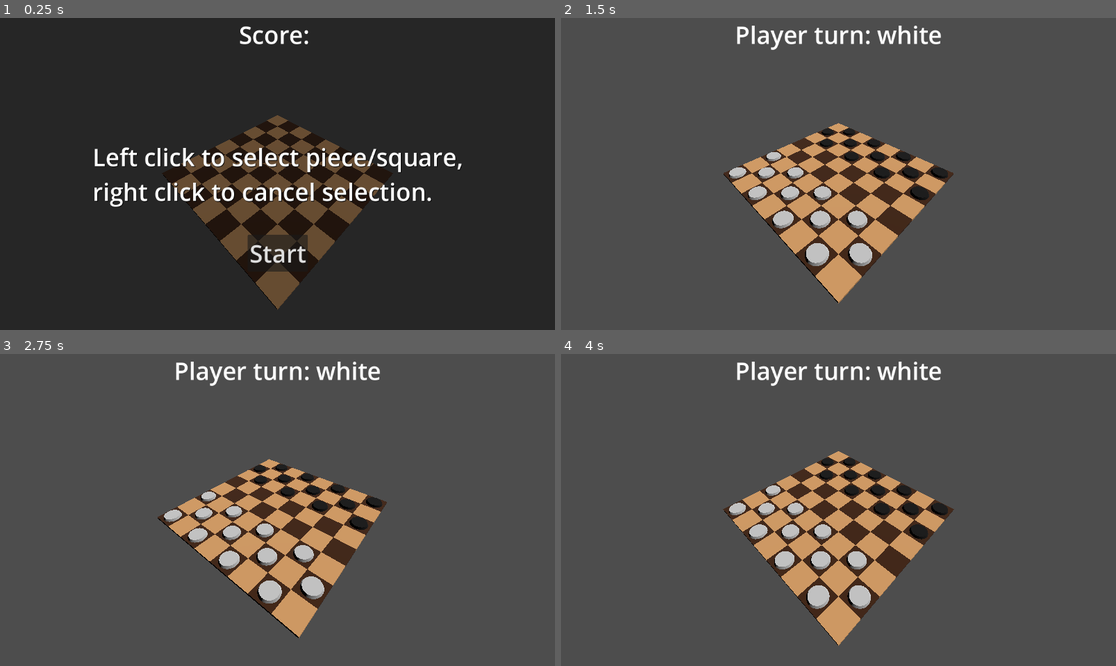
Above: before the commit, frames 1-4 (two rows, left to right).
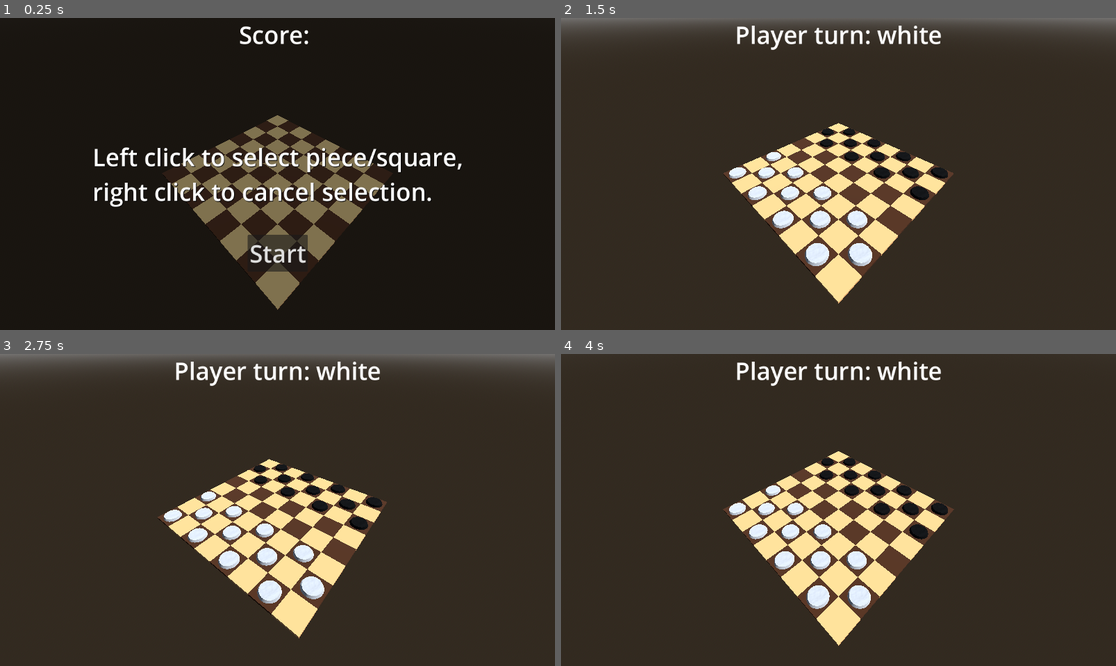
Above: after the commit, the same moments.

Repository: GriffinMurray/Checkers
Game: Godot game, scene res://scenes/level.tscn
The game is run twice, just before and just after one commit, with the same random seed, the same clock (stepped at 60 frames per second) and the same inputs.
Inputs (mouse positions are in pixels of both pictures, inside the frame that each line leads up to):
- Up to frame 1 (0.25 s): no input
- Up to frame 2 (1.5 s): click "Start" at 0.5 s; tap Enter at 1.25 s; move the mouse to (960, 158) at 1.27 s; tap Down (camera_down) at 1.35 s; click (960, 158) at 1.42 s
- Up to frame 3 (2.75 s): tap Space at 2 s; move the mouse to (166, 525) at 2.02 s; tap Left (camera_left) at 2.1 s; click (166, 525) at 2.17 s
- Up to frame 4 (4 s): tap Enter at 2.75 s; move the mouse to (894, 441) at 2.77 s; tap Right (camera_right) at 2.85 s; click (894, 441) at 2.92 s; tap Space at 3.5 s; move the mouse to (810, 572) at 3.52 s; tap Up (camera_up) at 3.6 s; click (810, 572) at 3.67 s

The runs differ from the first frame. In frame 1, 5.3% of the frame differs, in the area x 30-70%, y 31-94%; in frame 2, 91%; in frame 3, 91%; in frame 4, 95%, in the area x 0-100%, y 0-100%.

Commit message:
texture changes

Diff:
--- a/scenes/level.tscn
+++ b/scenes/level.tscn
@@ -1,18 +1,31 @@
-[gd_scene load_steps=5 format=3 uid="uid://d01kqxttyhxmd"]
+[gd_scene load_steps=8 format=3 uid="uid://d01kqxttyhxmd"]
 
 [ext_resource type="Script" path="res://scenes/level.gd" id="1_dr13x"]
 [ext_resource type="PackedScene" uid="uid://bp57edr303kmv" path="res://scenes/board.tscn" id="1_wu1hg"]
 [ext_resource type="PackedScene" uid="uid://mp4bbjd18s2n" path="res://scenes/player.tscn" id="3_e3fpk"]
 [ext_resource type="PackedScene" uid="uid://jj1j6oeiijb0" path="res://scenes/player_turn.tscn" id="4_4e8vk"]
 
+[sub_resource type="ProceduralSkyMaterial" id="ProceduralSkyMaterial_37t54"]
+
+[sub_resource type="Sky" id="Sky_a2f7i"]
+sky_material = SubResource("ProceduralSkyMaterial_37t54")
+
+[sub_resource type="Environment" id="Environment_8llqm"]
+background_mode = 2
+sky = SubResource("Sky_a2f7i")
+ssao_enabled = true
+
 [node name="Level" type="Node3D"]
 script = ExtResource("1_dr13x")
 
+[node name="DirectionalLight3D" type="DirectionalLight3D" parent="."]
+transform = Transform3D(-0.866024, -0.433016, 0.250001, 0, 0.499998, 0.866026, -0.500003, 0.749999, -0.43301, 0, 0, 0)
+shadow_enabled = true
+
+[node name="WorldEnvironment" type="WorldEnvironment" parent="."]
+environment = SubResource("Environment_8llqm")
+
 [node name="PlayerTurn" parent="." instance=ExtResource("4_4e8vk")]
-
-[node name="DirectionalLight3D" type="DirectionalLight3D" parent="."]
-transform = Transform3D(-0.866023, -0.433016, 0.250001, 0, 0.499998, 0.866027, -0.500003, 0.749999, -0.43301, 0, 0, 0)
-shadow_enabled = true
 
 [node name="Board" parent="." instance=ExtResource("1_wu1hg")]
 
--- a/scenes/pieces/black_king.tscn
+++ b/scenes/pieces/black_king.tscn
@@ -1,24 +1,18 @@
-[gd_scene load_steps=7 format=3 uid="uid://bsf7lmfvtcqt"]
+[gd_scene load_steps=6 format=3 uid="uid://bsf7lmfvtcqt"]
 
 [ext_resource type="PackedScene" uid="uid://btx8017ntuu3b" path="res://scenes/pieces/piece.tscn" id="1_bsmjm"]
 [ext_resource type="Script" path="res://scenes/pieces/black_piece.gd" id="2_mokax"]
-
-[sub_resource type="StandardMaterial3D" id="StandardMaterial3D_e52k4"]
-albedo_color = Color(0.0352941, 0.0352941, 0.0352941, 1)
+[ext_resource type="Material" uid="uid://cohgymt7t3fxf" path="res://scenes/pieces/black_piece.tres" id="3_q7xke"]
 
 [sub_resource type="CylinderMesh" id="CylinderMesh_7e63k"]
-material = SubResource("StandardMaterial3D_e52k4")
+material = ExtResource("3_q7xke")
 top_radius = 0.375
 bottom_radius = 0.4
 height = 0.1
 
-[sub_resource type="StandardMaterial3D" id="StandardMaterial3D_bj8kj"]
-resource_local_to_scene = true
-albedo_color = Color(0.0352941, 0.0352941, 0.0352941, 1)
-
 [sub_resource type="CylinderMesh" id="CylinderMesh_7bgg5"]
 resource_local_to_scene = true
-material = SubResource("StandardMaterial3D_bj8kj")
+material = ExtResource("3_q7xke")
 top_radius = 0.375
 bottom_radius = 0.4
 height = 0.1
--- /dev/null
+++ b/scenes/pieces/black_piece.tres
@@ -0,0 +1,17 @@
+[gd_resource type="StandardMaterial3D" load_steps=4 format=3 uid="uid://cohgymt7t3fxf"]
+
+[sub_resource type="Gradient" id="Gradient_n7gr2"]
+
+[sub_resource type="FastNoiseLite" id="FastNoiseLite_kj1c5"]
+
+[sub_resource type="NoiseTexture2D" id="NoiseTexture2D_fi3gu"]
+seamless = true
+as_normal_map = true
+color_ramp = SubResource("Gradient_n7gr2")
+noise = SubResource("FastNoiseLite_kj1c5")
+
+[resource]
+resource_local_to_scene = true
+albedo_color = Color(0.0352941, 0.0352941, 0.0352941, 1)
+metallic = 1.0
+metallic_texture = SubResource("NoiseTexture2D_fi3gu")
--- a/scenes/pieces/black_piece.tscn
+++ b/scenes/pieces/black_piece.tscn
@@ -2,17 +2,11 @@
 
 [ext_resource type="PackedScene" uid="uid://btx8017ntuu3b" path="res://scenes/pieces/piece.tscn" id="1_484fo"]
 [ext_resource type="Script" path="res://scenes/pieces/black_piece.gd" id="2_e1hwk"]
-
-[sub_resource type="StandardMaterial3D" id="StandardMaterial3D_dobpx"]
-resource_local_to_scene = true
-albedo_color = Color(0.0352941, 0.0352941, 0.0352941, 1)
-emission = Color(1, 1, 1, 1)
-emission_energy_multiplier = 0.0
-rim_tint = 1.0
+[ext_resource type="Material" uid="uid://cohgymt7t3fxf" path="res://scenes/pieces/black_piece.tres" id="3_be4et"]
 
 [sub_resource type="CylinderMesh" id="CylinderMesh_t54r1"]
 resource_local_to_scene = true
-material = SubResource("StandardMaterial3D_dobpx")
+material = ExtResource("3_be4et")
 top_radius = 0.35
 bottom_radius = 0.4
 height = 0.1
@@ -23,6 +17,3 @@
 [node name="MeshInstance3D" parent="." index="0"]
 transform = Transform3D(1, 0, 0, 0, 1, 0, 0, 0, 1, 0, 0.05, 0)
 mesh = SubResource("CylinderMesh_t54r1")
-
-[connection signal="mouse_entered" from="." to="." method="_on_mouse_entered"]
-[connection signal="mouse_exited" from="." to="." method="_on_mouse_exited"]
--- a/scenes/pieces/white_king.tscn
+++ b/scenes/pieces/white_king.tscn
@@ -1,26 +1,19 @@
-[gd_scene load_steps=7 format=3 uid="uid://du7cms0esvede"]
+[gd_scene load_steps=6 format=3 uid="uid://du7cms0esvede"]
 
 [ext_resource type="PackedScene" uid="uid://btx8017ntuu3b" path="res://scenes/pieces/piece.tscn" id="1_s317j"]
 [ext_resource type="Script" path="res://scenes/pieces/white_piece.gd" id="2_337d1"]
-
-[sub_resource type="StandardMaterial3D" id="StandardMaterial3D_iqgsr"]
-resource_local_to_scene = true
-albedo_color = Color(0.8, 0.8, 0.8, 1)
+[ext_resource type="Material" uid="uid://bdu0p77yhn5bm" path="res://scenes/pieces/white_piece.tres" id="3_woehx"]
 
 [sub_resource type="CylinderMesh" id="CylinderMesh_m8xnk"]
 resource_local_to_scene = true
-material = SubResource("StandardMaterial3D_iqgsr")
+material = ExtResource("3_woehx")
 top_radius = 0.375
 bottom_radius = 0.4
 height = 0.1
 
-[sub_resource type="StandardMaterial3D" id="StandardMaterial3D_4mle7"]
-resource_local_to_scene = true
-albedo_color = Color(0.8, 0.8, 0.8, 1)
-
 [sub_resource type="CylinderMesh" id="CylinderMesh_c0u6d"]
 resource_local_to_scene = true
-material = SubResource("StandardMaterial3D_4mle7")
+material = ExtResource("3_woehx")
 top_radius = 0.375
 bottom_radius = 0.4
 height = 0.1
--- /dev/null
+++ b/scenes/pieces/white_piece.tres
@@ -0,0 +1,17 @@
+[gd_resource type="StandardMaterial3D" load_steps=4 format=3 uid="uid://bdu0p77yhn5bm"]
+
+[sub_resource type="Gradient" id="Gradient_n7gr2"]
+
+[sub_resource type="FastNoiseLite" id="FastNoiseLite_kj1c5"]
+
+[sub_resource type="NoiseTexture2D" id="NoiseTexture2D_fi3gu"]
+seamless = true
+as_normal_map = true
+color_ramp = SubResource("Gradient_n7gr2")
+noise = SubResource("FastNoiseLite_kj1c5")
+
+[resource]
+resource_local_to_scene = true
+albedo_color = Color(0.800491, 0.800491, 0.800491, 1)
+metallic = 1.0
+metallic_texture = SubResource("NoiseTexture2D_fi3gu")
--- a/scenes/pieces/white_piece.tscn
+++ b/scenes/pieces/white_piece.tscn
@@ -2,15 +2,12 @@
 
 [ext_resource type="PackedScene" uid="uid://btx8017ntuu3b" path="res://scenes/pieces/piece.tscn" id="1_dclmg"]
 [ext_resource type="Script" path="res://scenes/pieces/white_piece.gd" id="2_hfhnr"]
-
-[sub_resource type="StandardMaterial3D" id="StandardMaterial3D_auraa"]
-resource_local_to_scene = true
-albedo_color = Color(0.800491, 0.800491, 0.800491, 1)
+[ext_resource type="Material" uid="uid://bdu0p77yhn5bm" path="res://scenes/pieces/white_piece.tres" id="3_agerx"]
 
 [sub_resource type="CylinderMesh" id="CylinderMesh_v7ypo"]
 resource_local_to_scene = true
 lightmap_size_hint = Vector2i(14, 8)
-material = SubResource("StandardMaterial3D_auraa")
+material = ExtResource("3_agerx")
 top_radius = 0.35
 bottom_radius = 0.4
 height = 0.1
